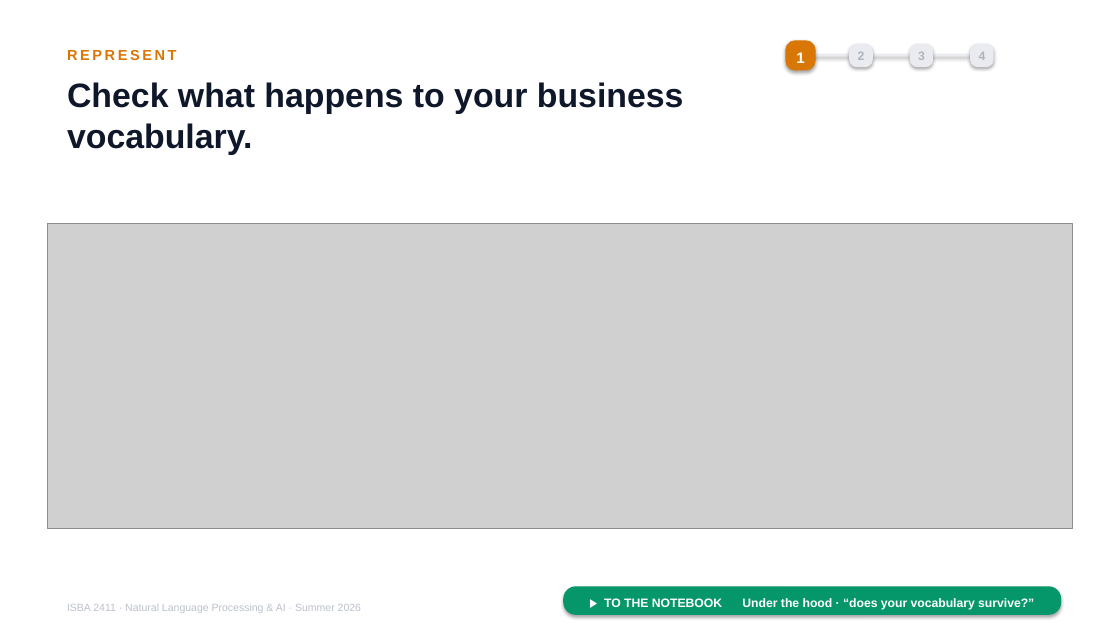
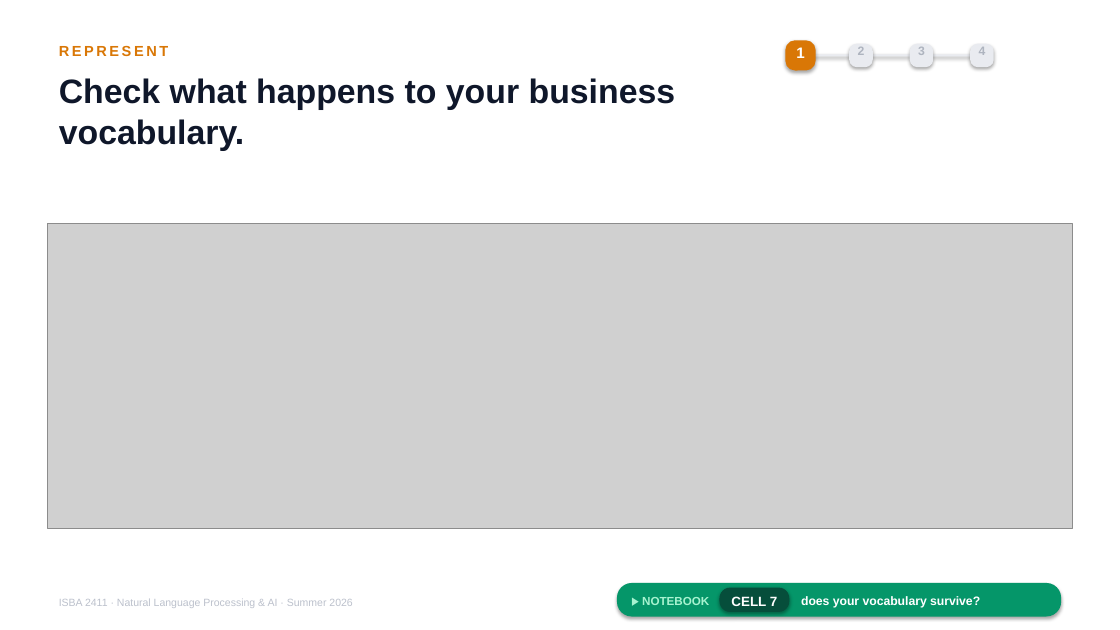
Before and after one commit to JulesMalin/isba2411-nlp, a slide deck: slide 7 of Week 7/L13_Support_Copilot.pptx. Drawn at 1120x630 pixels with LibreOffice and Linux fonts; fonts in the diff are those of the drawing; grey boxes stand for pictures. Boxes give left, top, right and bottom in pixels: in the first picture for what was removed or moved away, otherwise in the second. Text is boxed around its words. In the diff, an @@ line names an element or a change of style, - is before the commit and + after.

```diff
--- a/Week 7/L13_Support_Copilot.pptx
+++ b/Week 7/L13_Support_Copilot.pptx
@@ 7 texts: place and size @@
-7 texts at (67, 50, 986, 613)
+7 texts at (59, 46, 986, 608)
@@ rounded rectangle: place and size @@
-rounded rectangle at (564, 586, 1062, 615)
+rounded rectangle at (617, 583, 1061, 617)
@@ text added at (642, 597, 709, 605), 10 pt, text #A7F3D0, bold @@
+▶ NOTEBOOK
@@ rounded rectangle added at (719, 588, 789, 613), fill #064E3B @@
@@ text added at (731, 596, 777, 606), 11.5 pt, text #FFFFFF, bold @@
+CELL 7
@@ text at (801, 596, 980, 608): text changed @@
-▶ TO THE NOTEBOOK Under the hood · “does your vocabulary survive?”
+does your vocabulary survive?
```
Also in this commit, not shown: 16 other slides changed.
